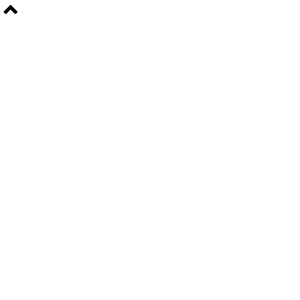
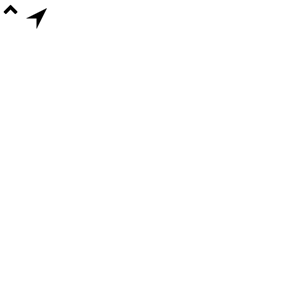
Layer changes from the first 300x300 image to the second:
added layer "Layer 5" above "Ellipse 1" over box(26, 8, 47, 29)
